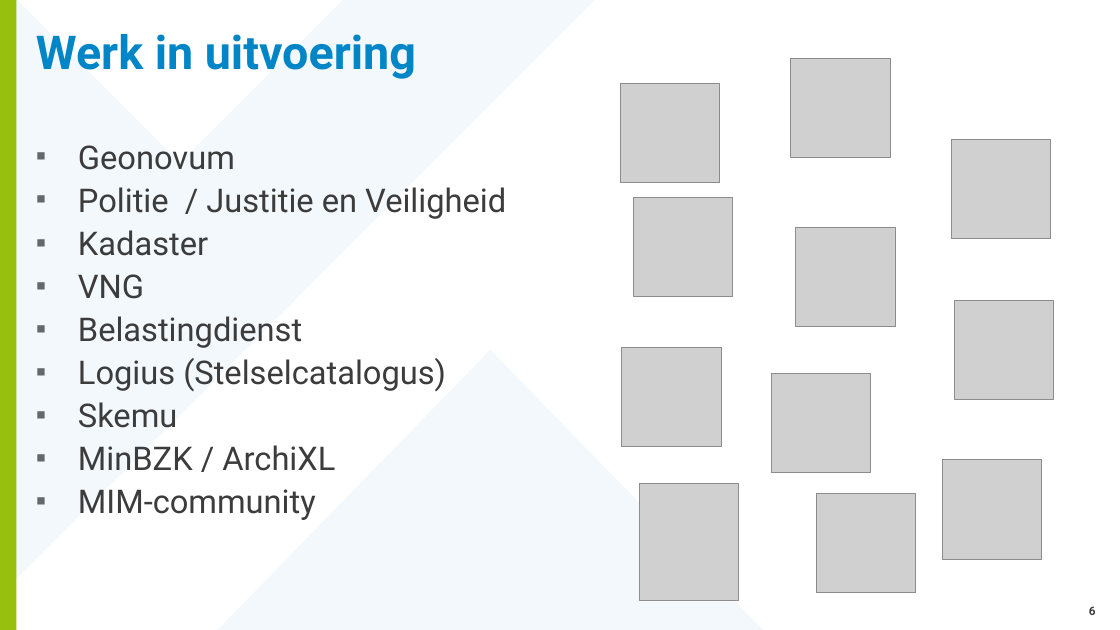
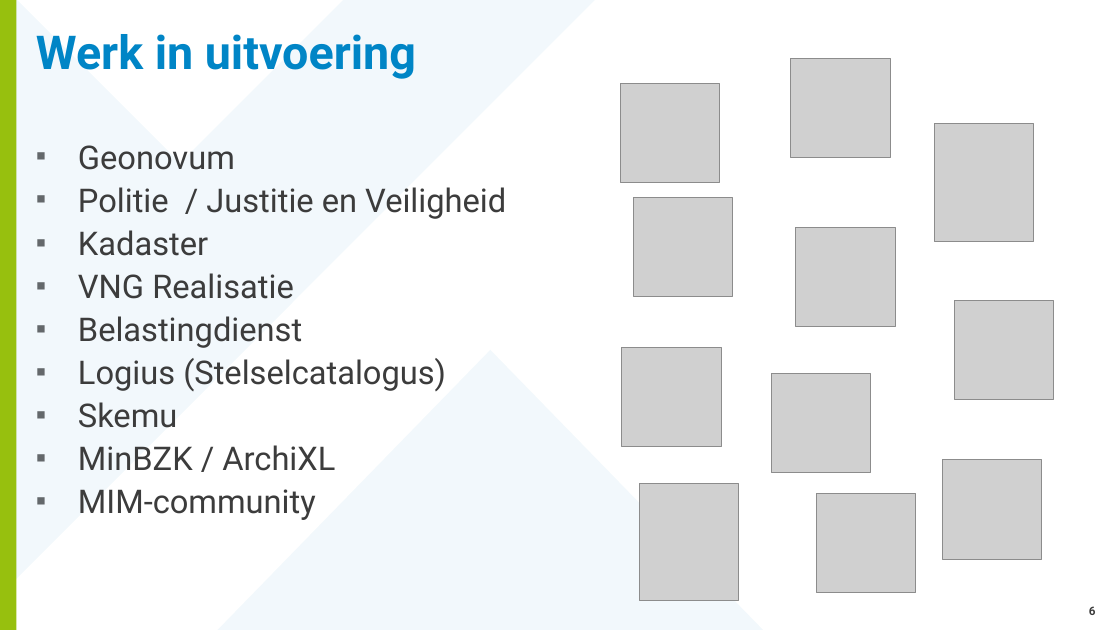
Before and after one commit to Geonovum/mim-metamodel, a slide deck: slide 6 of werkomgeving/presentaties/20260212-MIM - 2.0 in ontwikkeling.pptx. Drawn at 1120x630 pixels with LibreOffice and Linux fonts; fonts in the diff are those of the drawing; grey boxes stand for pictures; background and template pictures are left out. Boxes give left, top, right and bottom in pixels: in the first picture for what was removed or moved away, otherwise in the second. Text is boxed around its words. In the diff, an @@ line names an element or a change of style, - is before the commit and + after.

```diff
--- a/werkomgeving/presentaties/20260212-MIM - 2.0 in ontwikkeling.pptx
+++ b/werkomgeving/presentaties/20260212-MIM - 2.0 in ontwikkeling.pptx
@@ picture: place and size @@
-picture at (952, 139, 1051, 239)
+picture at (934, 123, 1033, 241)
@@ text at (78, 273, 294, 299): text changed @@
-▪ VNG
+▪ VNG Realisatie
```
Also in this commit, not shown: 3 other slides changed, 2 slides added, 10 slides removed.
